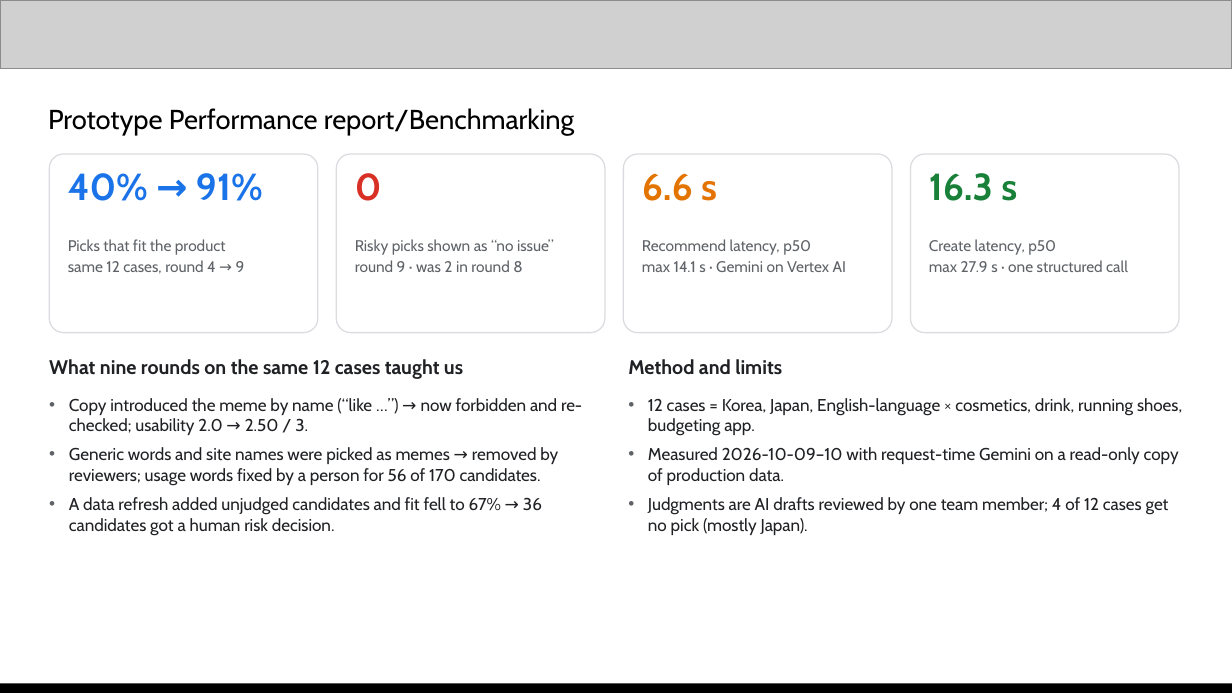
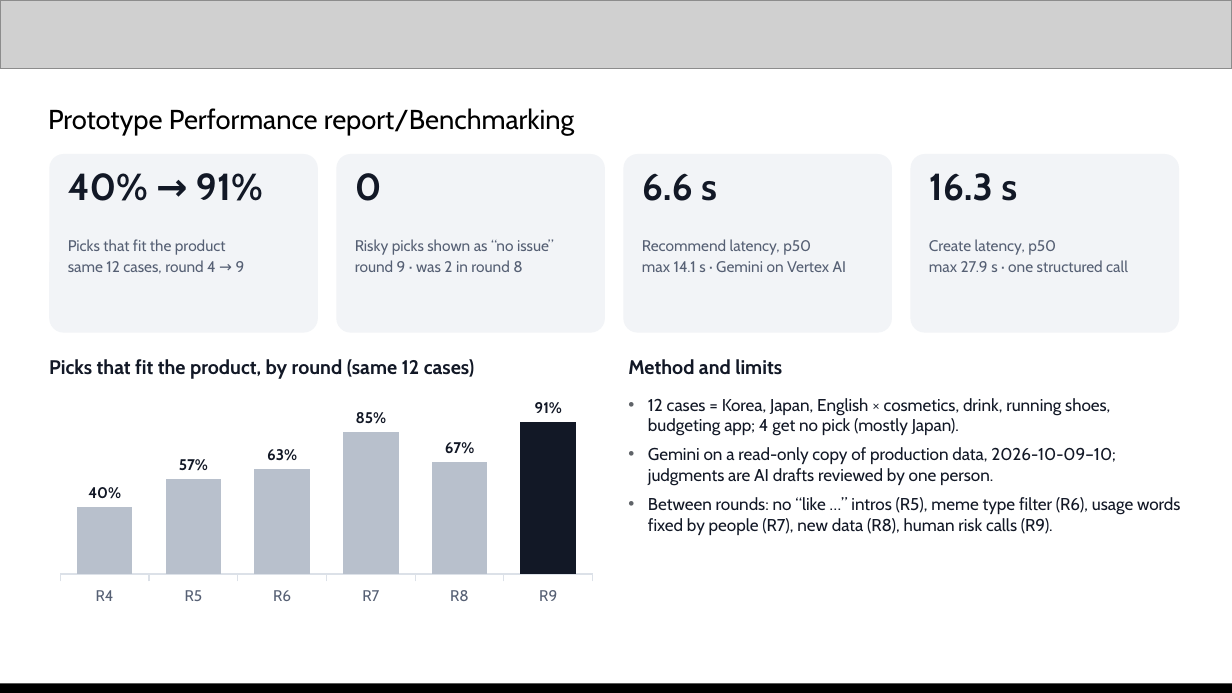
Before and after one commit to Sihyeon-Ji/trend-interpreter, a slide deck: slide 10 of docs/대회/제출/AI-Builder-Cup-제출-초안.pptx (slide 11 before the commit). Drawn at 1232x693 pixels with LibreOffice and Linux fonts; fonts in the diff are those of the drawing; grey boxes stand for pictures. Boxes give left, top, right and bottom in pixels: in the first picture for what was removed or moved away, otherwise in the second. Text is boxed around its words. In the diff, an @@ line names an element or a change of style, - is before the commit and + after.

```diff
--- a/docs/대회/제출/AI-Builder-Cup-제출-초안.pptx
+++ b/docs/대회/제출/AI-Builder-Cup-제출-초안.pptx
@@ text "Prototype Performance report/Benchmarking" at [48,108,574,135]: text colour #000000 to none @@
@@ text "40% → 91%" at [68,173,263,201]: text colour #1A73E8 to #121826 @@
@@ text "0" at [355,173,382,201]: text colour #D93025 to #121826 @@
@@ text "6.6 s" at [642,173,717,201]: text colour #E37400 to #121826 @@
@@ fill #FFFFFF to #F2F4F7; outline #DADCE0 0.75 pt to none in 4 elements at [49,154,318,333], [336,154,605,333], [623,154,892,333], [910,154,1179,333] @@
@@ text "16.3 s" at [929,173,1017,201]: text colour #188038 to #121826 @@
@@ text colour #5F6368 to #566074 in 3 elements at [68,239,245,274], [355,239,554,272], [642,239,846,272] @@
@@ text at [49,359,474,379]: text changed; text colour #202124 to #121826 @@
-What nine rounds on the same 12 cases taught us
+Picks that fit the product, by round (same 12 cases)
@@ column chart added at [49,394,604,610] @@
+categories: R4, R5, R6, R7, R8, R9
+Series 1: 0.4, 0.57, 0.63, 0.85, 0.67, 0.91
@@ text removed at [69,398,582,536] @@
-• Copy introduced the meme by name (“like …”) → now forbidden and re-checked; usability 2.0 → 2.50 / 3.
-• Generic words and site names were picked as memes → removed by reviewers; usage words fixed by a person for 56 of 170 candidates.
-• A data refresh added unjudged candidates and fit fell to 67% → 36 candidates got a human risk decision.
@@ text at [648,447,1180,535]: text changed; text colour #202124 to #121826 @@
-• 12 cases = Korea, Japan, English-language × cosmetics, drink, running shoes, budgeting app.
-• Measured 2026-10-09–10 with request-time Gemini on a read-only copy of production data.
-• Judgments are AI drafts reviewed by one team member; 4 of 12 cases get no pick (mostly Japan).
+• 12 cases = Korea, Japan, English × cosmetics, drink, running shoes, budgeting app; 4 get no pick (mostly Japan).
+• Gemini on a read-only copy of production data, 2026-10-09–10; judgments are AI drafts reviewed by one person.
+• Between rounds: no “like …” intros (R5), meme type filter (R6), usage words fixed by people (R7), new data (R8), human risk calls (R9).
```
Also in this commit, not shown: 12 other slides changed, 1 slide removed, 3 other files.
